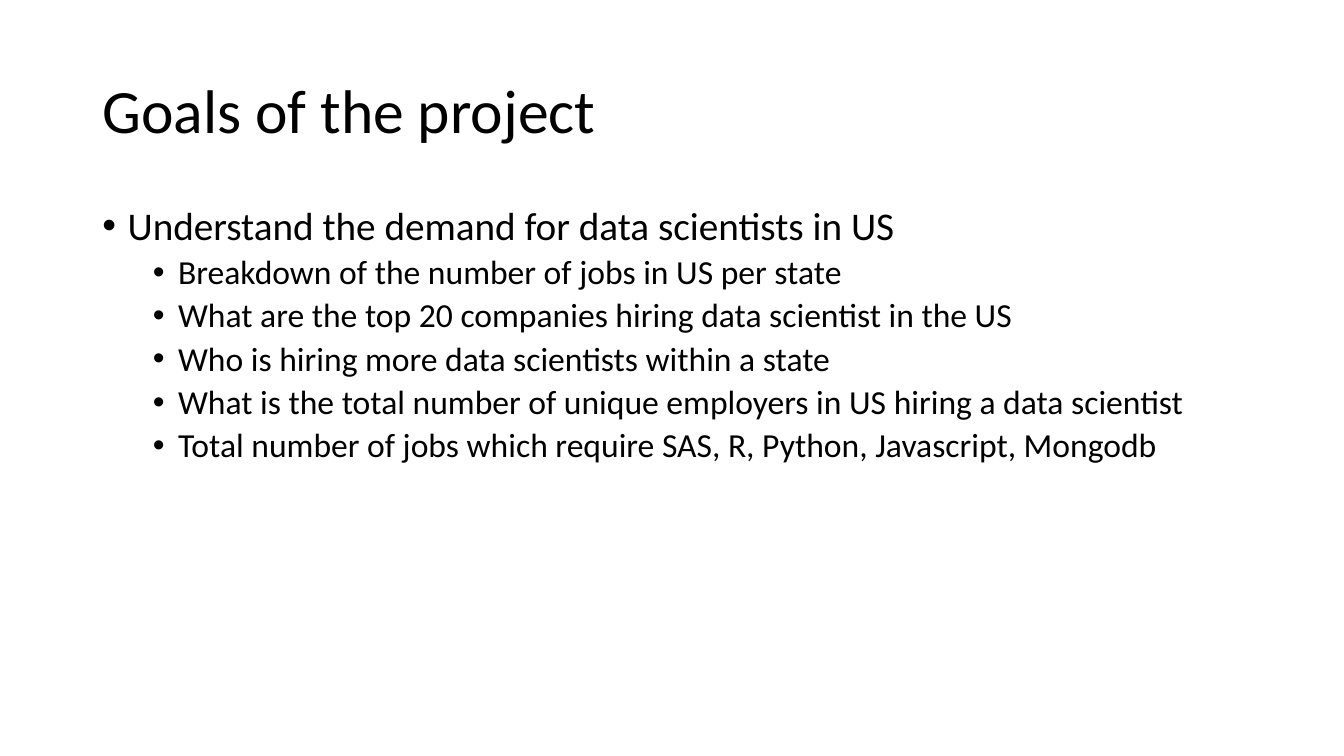
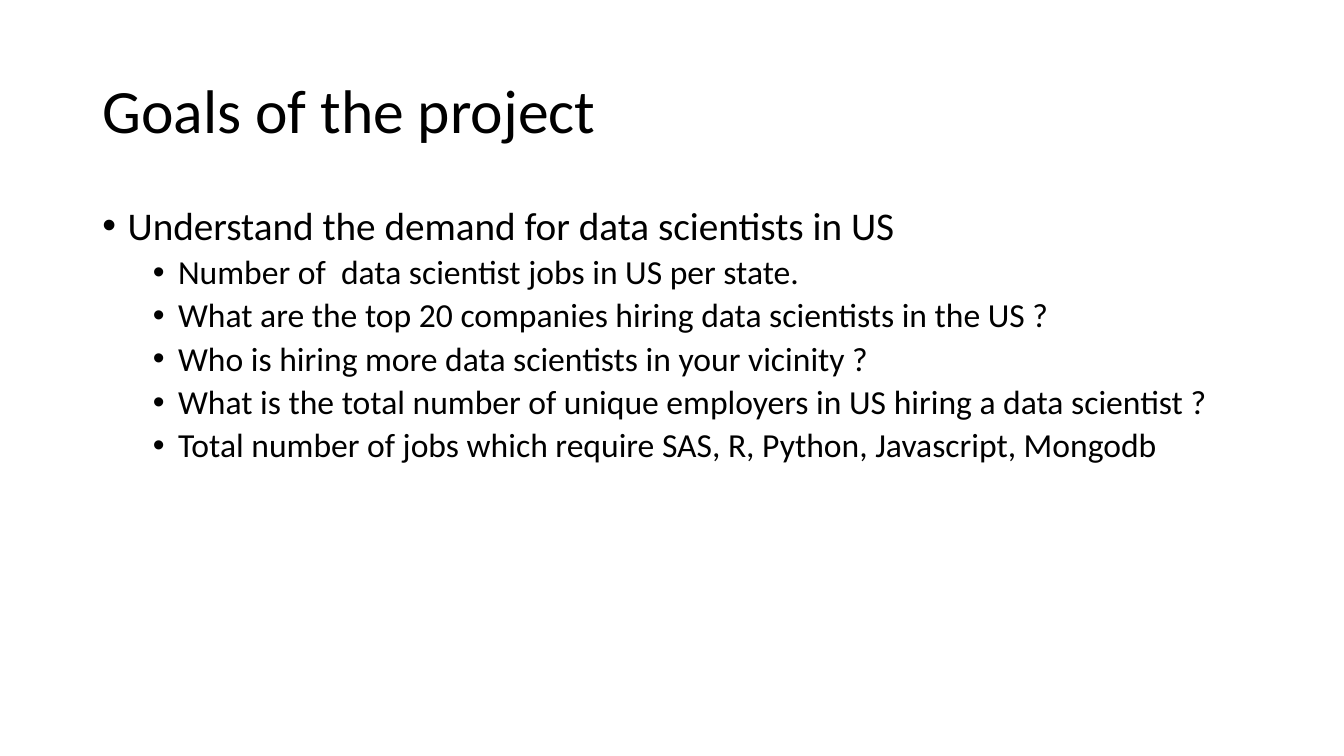
Before and after one commit to shravan-kuchkula/TermProject, a slide deck: slide 3 of MongoDB-TermProject.pptx. Drawn at 1344x756 pixels with LibreOffice and Linux fonts; fonts in the diff are those of the drawing. Boxes give left, top, right and bottom in pixels: in the first picture for what was removed or moved away, otherwise in the second. Text is boxed around its words. In the diff, an @@ line names an element or a change of style, - is before the commit and + after.

Commit message:
Added new slides

```diff
--- a/MongoDB-TermProject.pptx
+++ b/MongoDB-TermProject.pptx
@@ text at [178,260,1183,420]: text changed @@
-  • Breakdown of the number of jobs in US per state
-  • What are the top 20 companies hiring data scientist in the US
-  • Who is hiring more data scientists within a state
-  • What is the total number of unique employers in US hiring a data scientist
+  • Number of data scientist jobs in US per state.
+  • What are the top 20 companies hiring data scientists in the US ?
+  • Who is hiring more data scientists in your vicinity ?
+  • What is the total number of unique employers in US hiring a data scientist ?
```
Also in this commit, not shown: 6 other slides changed, 8 slides added, 4 slides removed.
